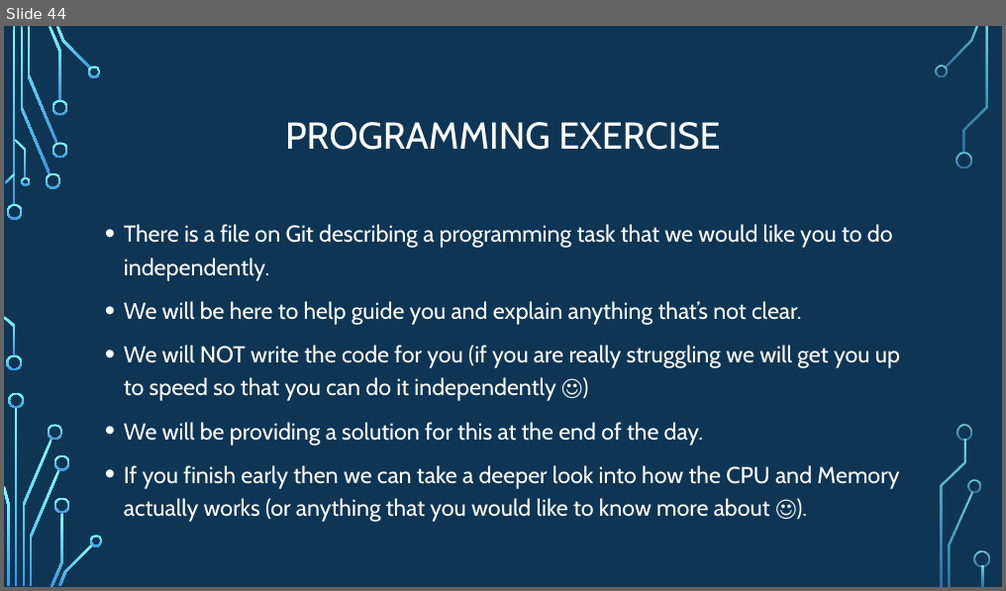
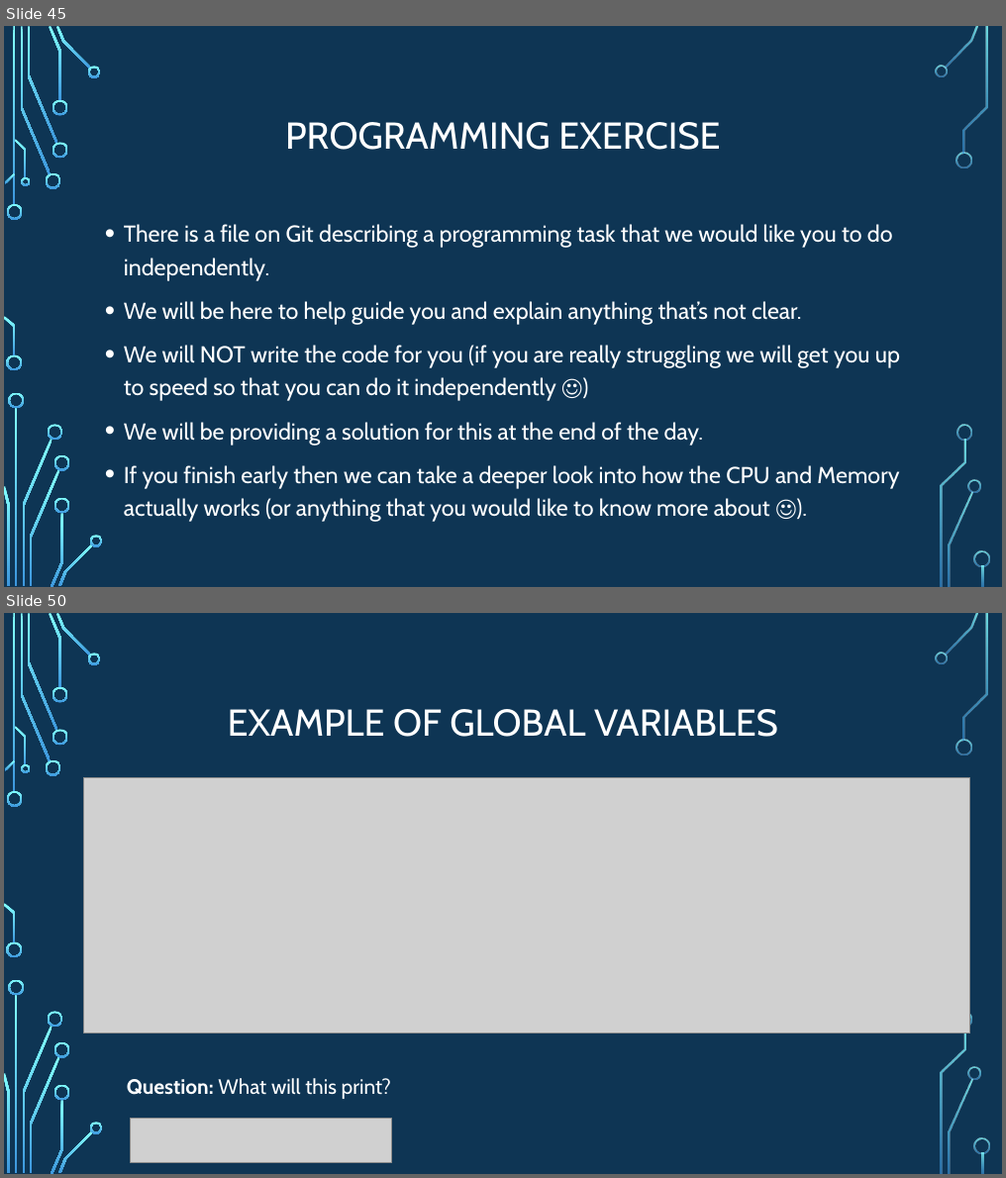
Before and after one commit to psypdt/ZIS_C-_Summer_Course_2019, a slide deck: Day_2/Day_2.pptx. Shown one above the other, each under a label of ours: slide 44 before the commit, slides 45 and 50 after it; the slides between them are not shown. The pictures are 1006x591 and 1006x1178 pixels, drawn with LibreOffice and Linux fonts; fonts in the diff are those of the drawing; grey boxes stand for pictures; background and template pictures are left out. Boxes give left, top, right and bottom in pixels: in the first picture for what was removed or moved away, otherwise in the second. Text is boxed around its words. In the diff, an @@ line names an element or a change of style, - is before the commit and + after.

```diff
--- a/Day_2/Day_2.pptx
+++ b/Day_2/Day_2.pptx
@@ slide 50 added at bbox=[4, 613, 1002, 1174], background picture (left out); not listed: 36 template elements that a slide beside it also shows @@
@@ title added at bbox=[228, 709, 778, 737], 36 pt, text #FFFFFF @@
+EXAMPLE OF GLOBAL VARIABLES
@@ picture added at bbox=[84, 777, 970, 1033] @@
@@ text added at bbox=[127, 1078, 391, 1099], 20 pt, text #FFFFFF @@
+Question: What will this print?
@@ picture added at bbox=[131, 1118, 392, 1163] @@
@@ what was slide 44 is now slide 45 @@
```
Also in this commit, not shown: 6 slides changed, 5 other slides added, 3 other files.
